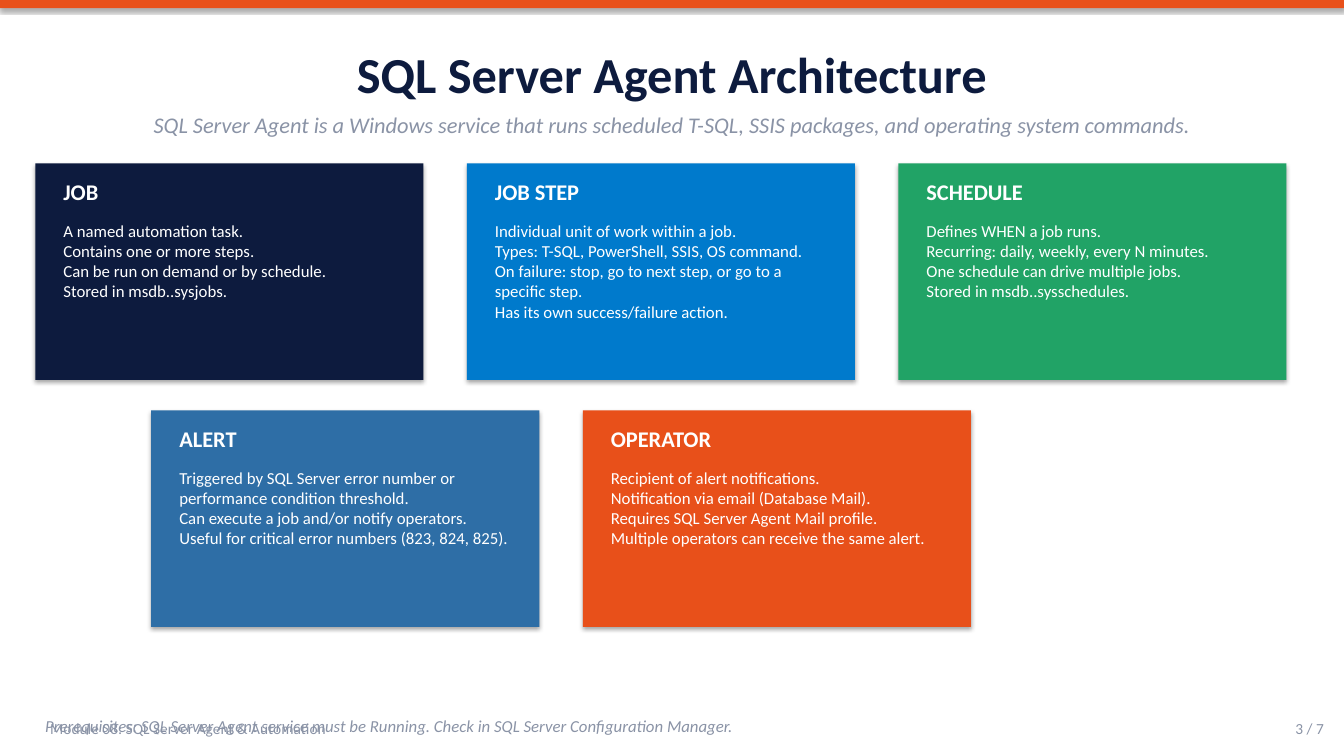
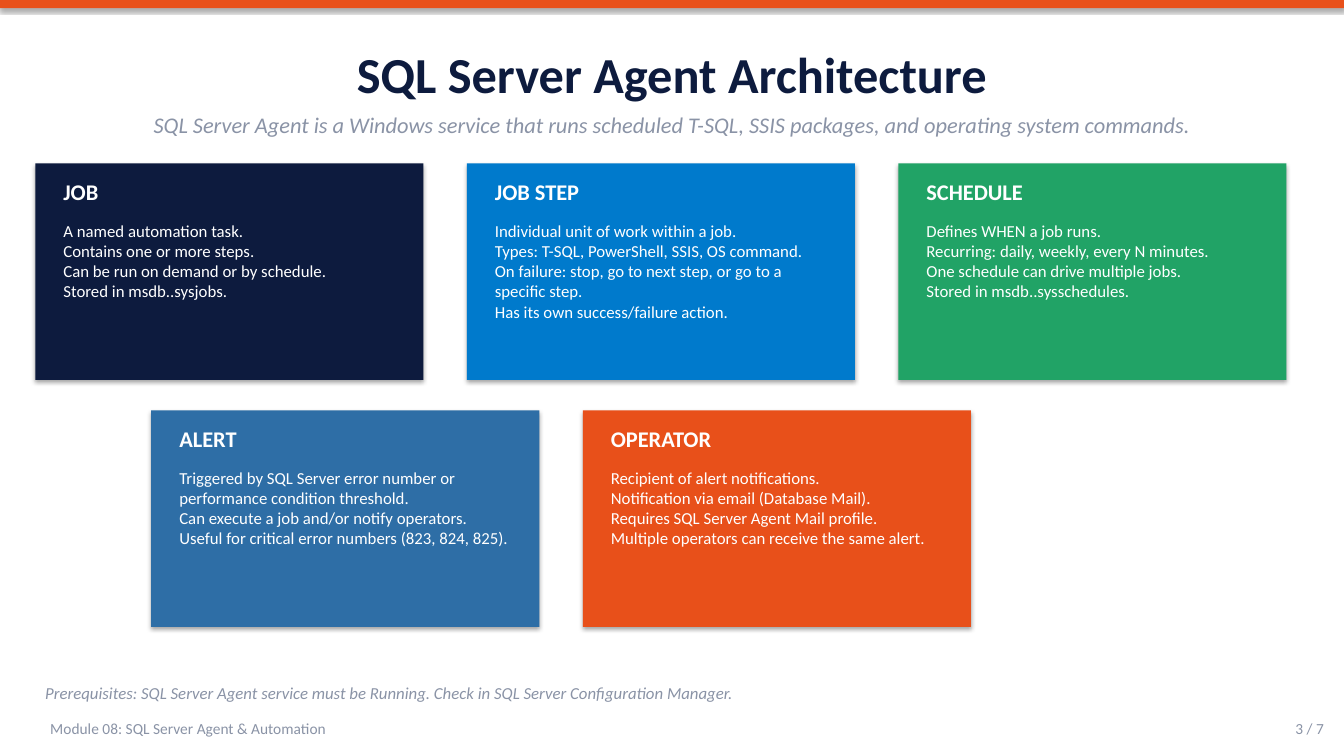
Before and after one commit to albertje8118/Training-SQL-Server-Administrator, a slide deck: slide 3 of contents/Module-08-SQL-Server-Agent-and-Automation.pptx. Drawn at 1344x756 pixels with LibreOffice and Linux fonts; fonts in the diff are those of the drawing. Boxes give left, top, right and bottom in pixels: in the first picture for what was removed or moved away, otherwise in the second. Text is boxed around its words. In the diff, an @@ line names an element or a change of style, - is before the commit and + after.

```diff
--- a/contents/Module-08-SQL-Server-Agent-and-Automation.pptx
+++ b/contents/Module-08-SQL-Server-Agent-and-Automation.pptx
@@ text "Prerequisites: SQL Server Agent service ...": place and size @@
-text "Prerequisites: SQL Server Agent service ..." at (45, 720, 732, 736)
+text "Prerequisites: SQL Server Agent service ..." at (45, 687, 732, 702)
```
Also in this commit, not shown: 1 other slide changed, 6 other files.
